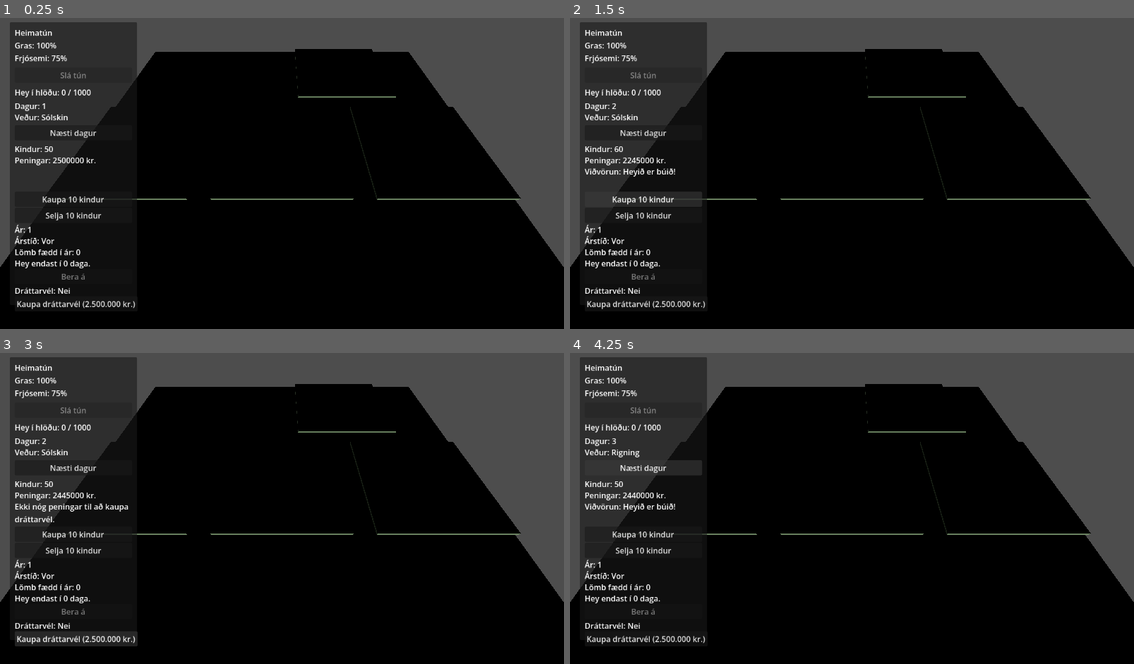
Above: before the commit, frames 1-4 (two rows, left to right).
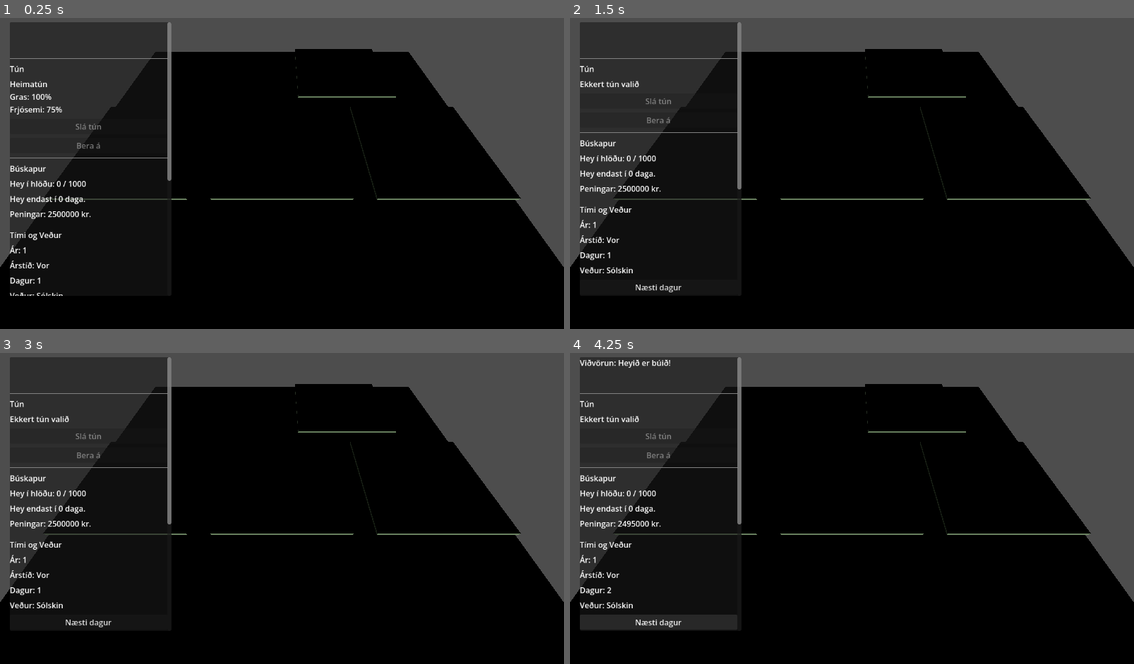
Above: after the commit, the same moments.

Repository: robertmarvin72/Bondinn
Game: Godot game, scene res://world.tscn
Same seed, same stepped clock (60 frames per second), same inputs: the game is played once before the commit and once after it.
Inputs (mouse positions are in pixels of both pictures, inside the frame that each line leads up to):
- Up to frame 1 (0.25 s): no input
- Up to frame 2 (1.5 s): click "Næsti dagur" at 0.5 s; click (643, 198) at 1.25 s, where only the run before the commit has a clickable "Kaupa 10 kindur"
- Up to frame 3 (3 s): click (73, 548) at 2 s, where only the run before the commit has a clickable "Selja 10 kindur"; click (73, 639) at 2.75 s, where only the run before the commit has a clickable "Kaupa dráttarvél (2.500.000 k…"
- Up to frame 4 (4.25 s): click "Næsti dagur" at 3.5 s

The runs differ from the first frame. In frame 1, 4.1% of the frame differs, in the area x 1-31%, y 1-94%; in frame 2, 4.8%; in frame 3, 5.2%; in frame 4, 5.6%.

Commit message:
Grouping together menu

Diff:
--- a/world.gd
+++ b/world.gd
@@ -6,6 +6,9 @@
 const SHEEP_SELL_PRICE = 20000
 const TRACTOR_PRICE = 2500000
 const TRACTOR_DAILY_COST = 3000
+const FERTILIZER_SPREADER_PRICE = 500000
+const FERTILIZER_COST_PER_FIELD = 5000
+const FERTILITY_INCREASE = 10
 
 var barn_hay: int = 0
 var barn_capacity: int = 1000
@@ -23,27 +26,30 @@
 var money: int = 2500000
 var daily_cost: int = 5000
 var has_tractor: bool = false
+var has_fertilizer_spreader: bool = false
 
 var selected_field = null
 
-@onready var field_info: Label = $UI/FieldPanel/FieldInfo
-@onready var harvest_button: Button = $UI/FieldPanel/HarvestButton
-@onready var hay_label: Label = $UI/FieldPanel/HayLabel
-@onready var day_label: Label = $UI/FieldPanel/DayLabel
-@onready var weather_label: Label = $UI/FieldPanel/WeatherLabel
-@onready var next_day_button: Button = $UI/FieldPanel/NextDayButton
-@onready var sheep_label: Label = $UI/FieldPanel/SheepLabel
-@onready var money_label: Label = $UI/FieldPanel/MoneyLabel
-@onready var warning_label: Label = $UI/FieldPanel/WarningLabel
-@onready var buy_sheep_button: Button = $UI/FieldPanel/BuySheepButton
-@onready var sell_sheep_button: Button = $UI/FieldPanel/SellSheepButton
-@onready var year_label: Label = $UI/FieldPanel/YearLabel
-@onready var season_label: Label = $UI/FieldPanel/SeasonLabel
-@onready var lambs_label: Label = $UI/FieldPanel/LambsLabel
-@onready var hay_forecast_label: Label = $UI/FieldPanel/HayForecastLabel
-@onready var fertilize_button: Button = $UI/FieldPanel/FertilizeButton
-@onready var tractor_label: Label = $UI/FieldPanel/TractorLabel
-@onready var buy_tractor_button: Button = $UI/FieldPanel/BuyTractorButton
+@onready var field_info: Label = $UI/FieldPanel/ScrollContainer/VBoxContainer/FieldInfo
+@onready var harvest_button: Button = $UI/FieldPanel/ScrollContainer/VBoxContainer/HarvestButton
+@onready var hay_label: Label = $UI/FieldPanel/ScrollContainer/VBoxContainer/HayLabel
+@onready var day_label: Label = $UI/FieldPanel/ScrollContainer/VBoxContainer/DayLabel
+@onready var weather_label: Label = $UI/FieldPanel/ScrollContainer/VBoxContainer/WeatherLabel
+@onready var next_day_button: Button = $UI/FieldPanel/ScrollContainer/VBoxContainer/NextDayButton
+@onready var sheep_label: Label = $UI/FieldPanel/ScrollContainer/VBoxContainer/SheepLabel
+@onready var money_label: Label = $UI/FieldPanel/ScrollContainer/VBoxContainer/MoneyLabel
+@onready var warning_label: Label = $UI/FieldPanel/ScrollContainer/VBoxContainer/WarningLabel
+@onready var buy_sheep_button: Button = $UI/FieldPanel/ScrollContainer/VBoxContainer/BuySheepButton
+@onready var sell_sheep_button: Button = $UI/FieldPanel/ScrollContainer/VBoxContainer/SellSheepButton
+@onready var year_label: Label = $UI/FieldPanel/ScrollContainer/VBoxContainer/YearLabel
+@onready var season_label: Label = $UI/FieldPanel/ScrollContainer/VBoxContainer/SeasonLabel
+@onready var lambs_label: Label = $UI/FieldPanel/ScrollContainer/VBoxContainer/LambsLabel
+@onready var hay_forecast_label: Label = $UI/FieldPanel/ScrollContainer/VBoxContainer/HayForecastLabel
+@onready var fertilize_button: Button = $UI/FieldPanel/ScrollContainer/VBoxContainer/FertilizeButton
+@onready var tractor_label: Label = $UI/FieldPanel/ScrollContainer/VBoxContainer/TractorLabel
+@onready var buy_tractor_button: Button = $UI/FieldPanel/ScrollContainer/VBoxContainer/BuyTractorButton
+@onready var spreader_label: Label = $UI/FieldPanel/ScrollContainer/VBoxContainer/SpreaderLabel
+@onready var buy_spreader_button: Button = $UI/FieldPanel/ScrollContainer/VBoxContainer/BuySpreaderButton
 @onready var camera: Camera3D = $Camera3D
 
 func has_required_machinery(machine_name: String) -> bool:
@@ -112,6 +118,8 @@
 	fertilize_button.disabled = true
 	tractor_label.text = "Dráttarvél: Nei"
 	buy_tractor_button.pressed.connect(_on_buy_tractor_pressed)
+	spreader_label.text = "Áburðardreifari: Nei"
+	buy_spreader_button.pressed.connect(_on_buy_spreader_pressed)
 	buy_sheep_button.pressed.connect(_on_buy_sheep_pressed)
 	sell_sheep_button.pressed.connect(_on_sell_sheep_pressed)
 	_update_sheep_buttons()
@@ -254,21 +262,44 @@
 	warning_label.text = "Dráttarvél keypt!"
 	_update_sheep_buttons()
 
+func _on_buy_spreader_pressed() -> void:
+	if not has_tractor:
+		warning_label.text = "Þú þarft dráttarvél áður en þú getur keypt áburðardreifara."
+		return
+	if has_fertilizer_spreader:
+		warning_label.text = "Þú átt nú þegar áburðardreifara."
+		return
+	if money < FERTILIZER_SPREADER_PRICE:
+		warning_label.text = "Ekki nóg peningar til að kaupa áburðardreifara."
+		return
+	money -= FERTILIZER_SPREADER_PRICE
+	has_fertilizer_spreader = true
+	buy_spreader_button.visible = false
+	spreader_label.text = "Áburðardreifari: Já"
+	money_label.text = "Peningar: " + str(money) + " kr."
+	warning_label.text = "Áburðardreifari keyptur!"
+	_update_sheep_buttons()
+	if selected_field != null:
+		_update_panel()
+
 func _on_fertilize_pressed() -> void:
 	if selected_field == null:
 		return
+	if not has_fertilizer_spreader:
+		warning_label.text = "Þú þarft áburðardreifara til að bera á tún."
+		return
 	if season == "Haust" or season == "Vetur":
 		warning_label.text = "Ekki er hægt að bera á á þessum árstíma."
 		return
 	if not selected_field.fertilize():
 		warning_label.text = "Þetta tún hefur þegar verið borið á í ár."
 		return
-	money -= 5000
+	money -= FERTILIZER_COST_PER_FIELD
 	money_label.text = "Peningar: " + str(money) + " kr."
 	_update_panel()
 
 func _update_panel():
 	field_info.text = selected_field.get_field_info()
 	harvest_button.disabled = selected_field.harvested or current_weather == Weather.STORM or season == "Vetur"
-	fertilize_button.disabled = selected_field.fertilized_this_year or season == "Haust" or season == "Vetur"
+	fertilize_button.disabled = not has_fertilizer_spreader or selected_field.fertilized_this_year or season == "Haust" or season == "Vetur"
 	hay_label.text = "Hey í hlöðu: " + str(barn_hay) + " / " + str(barn_capacity)
--- a/world.tscn
+++ b/world.tscn
@@ -96,151 +96,166 @@
 [node name="FieldPanel" type="Panel" parent="UI" unique_id=1408354496]
 offset_left = 20.0
 offset_top = 20.0
-offset_right = 280.0
-offset_bottom = 599.0
-
-[node name="FieldInfo" type="Label" parent="UI/FieldPanel" unique_id=606631013]
+offset_right = 350.0
+offset_bottom = 580.0
+
+[node name="ScrollContainer" type="ScrollContainer" parent="UI/FieldPanel"]
 layout_mode = 0
-offset_left = 10.0
-offset_top = 10.0
-offset_right = 250.0
-offset_bottom = 85.0
+offset_left = 0.0
+offset_top = 0.0
+offset_right = 330.0
+offset_bottom = 560.0
+horizontal_scroll_mode = 0
+
+[node name="VBoxContainer" type="VBoxContainer" parent="UI/FieldPanel/ScrollContainer"]
+layout_mode = 2
+size_flags_horizontal = 3
+theme_override_constants/separation = 8
+
+[node name="WarningLabel" type="Label" parent="UI/FieldPanel/ScrollContainer/VBoxContainer"]
+layout_mode = 2
+size_flags_horizontal = 3
+autowrap_mode = 3
+custom_minimum_size = Vector2(0, 64)
+
+[node name="SepTun" type="HSeparator" parent="UI/FieldPanel/ScrollContainer/VBoxContainer"]
+layout_mode = 2
+size_flags_horizontal = 3
+
+[node name="HeaderTun" type="Label" parent="UI/FieldPanel/ScrollContainer/VBoxContainer"]
+layout_mode = 2
+size_flags_horizontal = 3
+text = "Tún"
+
+[node name="FieldInfo" type="Label" parent="UI/FieldPanel/ScrollContainer/VBoxContainer" unique_id=606631013]
+layout_mode = 2
+size_flags_horizontal = 3
 text = "Heimatún
 Gras: 100%
 Frjósemi: 75%"
 
-[node name="HarvestButton" type="Button" parent="UI/FieldPanel"]
-layout_mode = 0
-offset_left = 10.0
-offset_top = 93.0
-offset_right = 250.0
-offset_bottom = 123.0
+[node name="HarvestButton" type="Button" parent="UI/FieldPanel/ScrollContainer/VBoxContainer"]
+layout_mode = 2
+size_flags_horizontal = 3
 text = "Slá tún"
 
-[node name="HayLabel" type="Label" parent="UI/FieldPanel"]
-layout_mode = 0
-offset_left = 10.0
-offset_top = 132.0
-offset_right = 250.0
-offset_bottom = 152.0
+[node name="FertilizeButton" type="Button" parent="UI/FieldPanel/ScrollContainer/VBoxContainer"]
+layout_mode = 2
+size_flags_horizontal = 3
+text = "Bera á"
+
+[node name="SepFarm" type="HSeparator" parent="UI/FieldPanel/ScrollContainer/VBoxContainer"]
+layout_mode = 2
+size_flags_horizontal = 3
+
+[node name="HeaderFarm" type="Label" parent="UI/FieldPanel/ScrollContainer/VBoxContainer"]
+layout_mode = 2
+size_flags_horizontal = 3
+text = "Búskapur"
+
+[node name="HayLabel" type="Label" parent="UI/FieldPanel/ScrollContainer/VBoxContainer"]
+layout_mode = 2
+size_flags_horizontal = 3
 text = "Hey: 0 / 1000"
 
-[node name="DayLabel" type="Label" parent="UI/FieldPanel"]
-layout_mode = 0
-offset_left = 10.0
-offset_top = 160.0
-offset_right = 250.0
-offset_bottom = 180.0
+[node name="HayForecastLabel" type="Label" parent="UI/FieldPanel/ScrollContainer/VBoxContainer"]
+layout_mode = 2
+size_flags_horizontal = 3
+text = "Hey endast í 0 daga."
+
+[node name="MoneyLabel" type="Label" parent="UI/FieldPanel/ScrollContainer/VBoxContainer"]
+layout_mode = 2
+size_flags_horizontal = 3
+text = "Peningar: 2500000 kr."
+
+[node name="SepTime" type="HSeparator" parent="UI/FieldPanel/ScrollContainer/VBoxContainer"]
+layout_mode = 2
+size_flags_horizontal = 3
+
+[node name="HeaderTime" type="Label" parent="UI/FieldPanel/ScrollContainer/VBoxContainer"]
+layout_mode = 2
+size_flags_horizontal = 3
+text = "Tími og Veður"
+
+[node name="YearLabel" type="Label" parent="UI/FieldPanel/ScrollContainer/VBoxContainer"]
+layout_mode = 2
+size_flags_horizontal = 3
+text = "Ár: 1"
+
+[node name="SeasonLabel" type="Label" parent="UI/FieldPanel/ScrollContainer/VBoxContainer"]
+layout_mode = 2
+size_flags_horizontal = 3
+text = "Árstíð: Vor"
+
+[node name="DayLabel" type="Label" parent="UI/FieldPanel/ScrollContainer/VBoxContainer"]
+layout_mode = 2
+size_flags_horizontal = 3
 text = "Dagur: 1"
 
-[node name="WeatherLabel" type="Label" parent="UI/FieldPanel"]
-layout_mode = 0
-offset_left = 10.0
-offset_top = 183.0
-offset_right = 250.0
-offset_bottom = 203.0
+[node name="WeatherLabel" type="Label" parent="UI/FieldPanel/ScrollContainer/VBoxContainer"]
+layout_mode = 2
+size_flags_horizontal = 3
 text = "Veður: Sólskin"
 
-[node name="NextDayButton" type="Button" parent="UI/FieldPanel"]
-layout_mode = 0
-offset_left = 10.0
-offset_top = 211.0
-offset_right = 250.0
-offset_bottom = 241.0
+[node name="NextDayButton" type="Button" parent="UI/FieldPanel/ScrollContainer/VBoxContainer"]
+layout_mode = 2
+size_flags_horizontal = 3
 text = "Næsti dagur"
 
-[node name="SheepLabel" type="Label" parent="UI/FieldPanel"]
-layout_mode = 0
-offset_left = 10.0
-offset_top = 248.0
-offset_right = 250.0
-offset_bottom = 268.0
+[node name="SepAnimals" type="HSeparator" parent="UI/FieldPanel/ScrollContainer/VBoxContainer"]
+layout_mode = 2
+size_flags_horizontal = 3
+
+[node name="HeaderAnimals" type="Label" parent="UI/FieldPanel/ScrollContainer/VBoxContainer"]
+layout_mode = 2
+size_flags_horizontal = 3
+text = "Kindur"
+
+[node name="SheepLabel" type="Label" parent="UI/FieldPanel/ScrollContainer/VBoxContainer"]
+layout_mode = 2
+size_flags_horizontal = 3
 text = "Kindur: 50"
 
-[node name="MoneyLabel" type="Label" parent="UI/FieldPanel"]
-layout_mode = 0
-offset_left = 10.0
-offset_top = 271.0
-offset_right = 250.0
-offset_bottom = 291.0
-text = "Peningar: 2500000 kr."
-
-[node name="WarningLabel" type="Label" parent="UI/FieldPanel"]
-layout_mode = 0
-offset_left = 10.0
-offset_top = 294.0
-offset_right = 250.0
-offset_bottom = 344.0
-autowrap_mode = 3
-
-[node name="BuySheepButton" type="Button" parent="UI/FieldPanel"]
-layout_mode = 0
-offset_left = 10.0
-offset_top = 347.0
-offset_right = 250.0
-offset_bottom = 377.0
+[node name="LambsLabel" type="Label" parent="UI/FieldPanel/ScrollContainer/VBoxContainer"]
+layout_mode = 2
+size_flags_horizontal = 3
+text = "Lömb fædd í ár: 0"
+
+[node name="BuySheepButton" type="Button" parent="UI/FieldPanel/ScrollContainer/VBoxContainer"]
+layout_mode = 2
+size_flags_horizontal = 3
 text = "Kaupa 10 kindur"
 
-[node name="SellSheepButton" type="Button" parent="UI/FieldPanel"]
-layout_mode = 0
-offset_left = 10.0
-offset_top = 380.0
-offset_right = 250.0
-offset_bottom = 410.0
+[node name="SellSheepButton" type="Button" parent="UI/FieldPanel/ScrollContainer/VBoxContainer"]
+layout_mode = 2
+size_flags_horizontal = 3
 text = "Selja 10 kindur"
 
-[node name="YearLabel" type="Label" parent="UI/FieldPanel"]
-layout_mode = 0
-offset_left = 10.0
-offset_top = 413.0
-offset_right = 250.0
-offset_bottom = 433.0
-text = "Ár: 1"
-
-[node name="SeasonLabel" type="Label" parent="UI/FieldPanel"]
-layout_mode = 0
-offset_left = 10.0
-offset_top = 436.0
-offset_right = 250.0
-offset_bottom = 456.0
-text = "Árstíð: Vor"
-
-[node name="LambsLabel" type="Label" parent="UI/FieldPanel"]
-layout_mode = 0
-offset_left = 10.0
-offset_top = 459.0
-offset_right = 250.0
-offset_bottom = 479.0
-text = "Lömb fædd í ár: 0"
-
-[node name="HayForecastLabel" type="Label" parent="UI/FieldPanel"]
-layout_mode = 0
-offset_left = 10.0
-offset_top = 482.0
-offset_right = 250.0
-offset_bottom = 502.0
-text = "Hey endast í 0 daga."
-
-[node name="FertilizeButton" type="Button" parent="UI/FieldPanel"]
-layout_mode = 0
-offset_left = 10.0
-offset_top = 505.0
-offset_right = 250.0
-offset_bottom = 535.0
-text = "Bera á"
-
-[node name="TractorLabel" type="Label" parent="UI/FieldPanel"]
-layout_mode = 0
-offset_left = 10.0
-offset_top = 538.0
-offset_right = 250.0
-offset_bottom = 558.0
+[node name="SepMachinery" type="HSeparator" parent="UI/FieldPanel/ScrollContainer/VBoxContainer"]
+layout_mode = 2
+size_flags_horizontal = 3
+
+[node name="HeaderMachinery" type="Label" parent="UI/FieldPanel/ScrollContainer/VBoxContainer"]
+layout_mode = 2
+size_flags_horizontal = 3
+text = "Vélar"
+
+[node name="TractorLabel" type="Label" parent="UI/FieldPanel/ScrollContainer/VBoxContainer"]
+layout_mode = 2
+size_flags_horizontal = 3
 text = "Dráttarvél: Nei"
 
-[node name="BuyTractorButton" type="Button" parent="UI/FieldPanel"]
-layout_mode = 0
-offset_left = 10.0
-offset_top = 561.0
-offset_right = 250.0
-offset_bottom = 591.0
+[node name="BuyTractorButton" type="Button" parent="UI/FieldPanel/ScrollContainer/VBoxContainer"]
+layout_mode = 2
+size_flags_horizontal = 3
 text = "Kaupa dráttarvél (2.500.000 kr.)"
+
+[node name="SpreaderLabel" type="Label" parent="UI/FieldPanel/ScrollContainer/VBoxContainer"]
+layout_mode = 2
+size_flags_horizontal = 3
+text = "Áburðardreifari: Nei"
+
+[node name="BuySpreaderButton" type="Button" parent="UI/FieldPanel/ScrollContainer/VBoxContainer"]
+layout_mode = 2
+size_flags_horizontal = 3
+text = "Kaupa áburðardreifara (500.000 kr.)"
